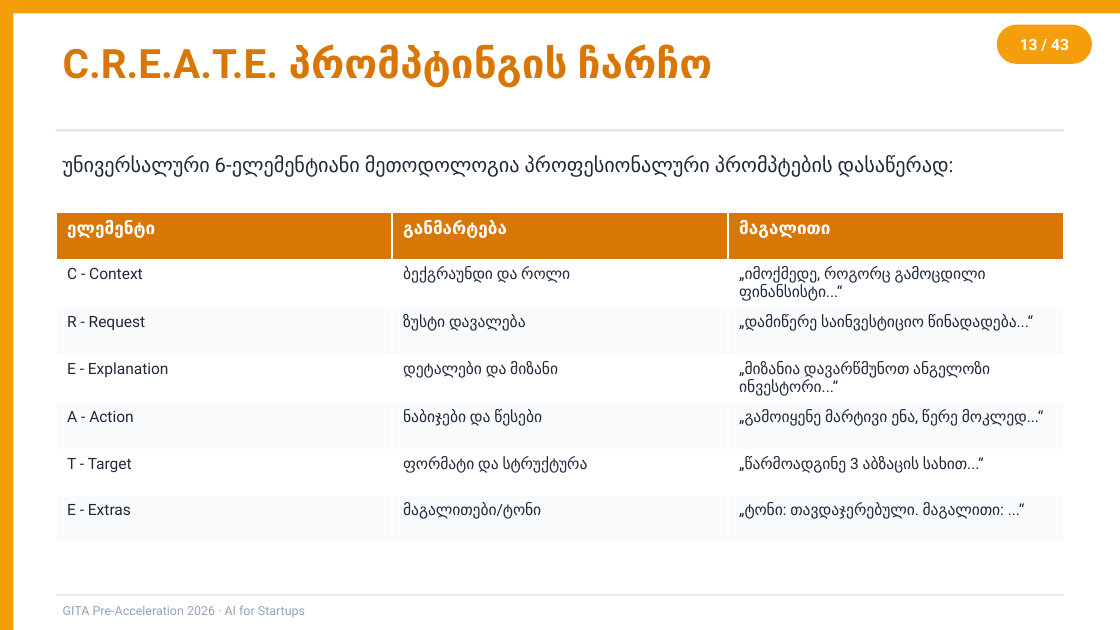
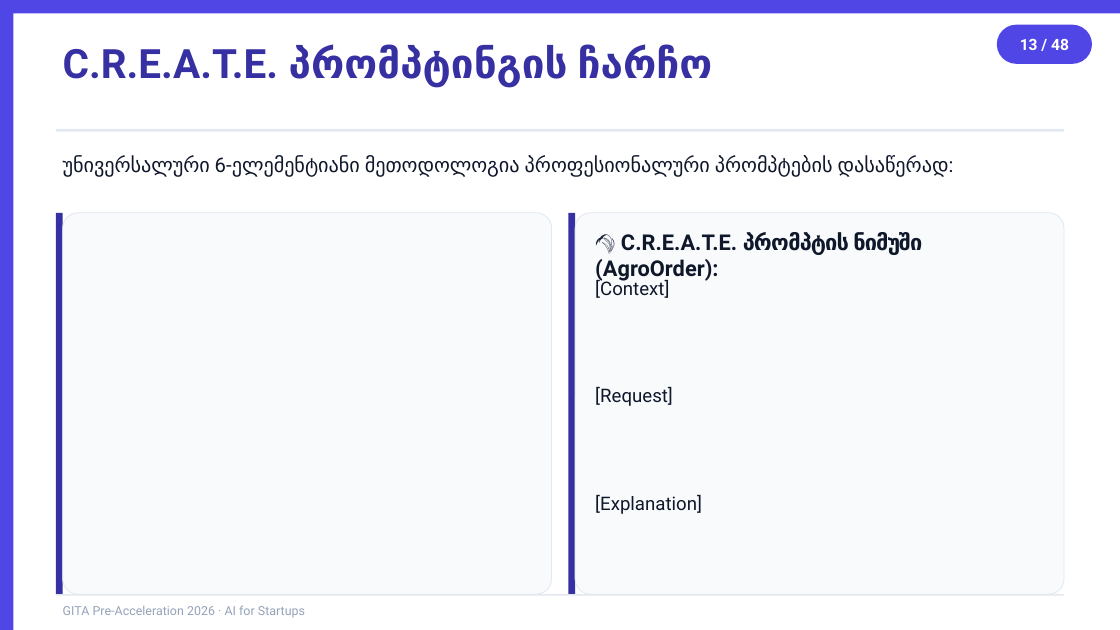
Before and after one commit to basilaia123/ai2026, a slide deck: slide 13 of GITA/Pre-Acceleration/2026-5h-AI-for-Startups/day1-slides.pptx. Drawn at 1120x630 pixels with LibreOffice and Linux fonts; fonts in the diff are those of the drawing. Boxes give left, top, right and bottom in pixels: in the first picture for what was removed or moved away, otherwise in the second. Text is boxed around its words. In the diff, an @@ line names an element or a change of style, - is before the commit and + after.

```diff
--- a/GITA/Pre-Acceleration/2026-5h-AI-for-Startups/day1-slides.pptx
+++ b/GITA/Pre-Acceleration/2026-5h-AI-for-Startups/day1-slides.pptx
@@ fill #F59E0B to #4F46E5 in 3 elements at (0, 0, 13, 629), (0, 0, 1120, 13), (997, 25, 1092, 64) @@
@@ text "C.R.E.A.T.E. პრომპტინგის ჩარჩო" at (63, 45, 713, 87): text colour #D97706 to #3730A3 @@
@@ text in rounded rectangle at (1020, 39, 1069, 50): text changed @@
-13 / 43
+13 / 48
@@ text "უნივერსალური 6-ელემენტიანი მეთოდოლოგია პროფესიონალური პრომპტ ..." at (63, 156, 949, 177): text colour #1E293B to #0F172A @@
@@ table removed at (56, 213, 1064, 538), 7 rows, 3 columns @@
-ელემენტი | განმარტება | მაგალითი
-C - Context | ბექგრაუნდი და როლი | „იმოქმედე, როგორც გამოცდილი ფინანსისტი...“
-R - Request | ზუსტი დავალება | „დამიწერე საინვესტიციო წინადადება...“
-E - Explanation | დეტალები და მიზანი | „მიზანია დავარწმუნოთ ანგელოზი ინვესტორი...“
-A - Action | ნაბიჯები და წესები | „გამოიყენე მარტივი ენა, წერე მოკლედ...“
-T - Target | ფორმატი და სტრუქტურა | „წარმოადგინე 3 აბზაცის სახით...“
-E - Extras | მაგალითები/ტონი | „ტონი: თავდაჯერებული. მაგალითი: ...“
@@ rectangle added at (56, 213, 63, 594), fill #3730A3 @@
@@ rounded rectangle added at (63, 213, 552, 594), fill #F8FAFC, outline #E2E8F0 0.5 pt @@
@@ rectangle added at (569, 213, 576, 594), fill #3730A3 @@
@@ rounded rectangle added at (575, 213, 1064, 594), fill #F8FAFC, outline #E2E8F0 0.5 pt @@
@@ text added at (595, 232, 922, 283), 14 pt, text #0F172A, bold @@
+🌾 C.R.E.A.T.E. პრომპტის ნიმუში (AgroOrder):
@@ text added at (595, 278, 669, 298), 12 pt, text #0F172A @@
+[Context]
@@ text added at (595, 387, 673, 406), 12 pt, text #0F172A @@
+[Request]
@@ text added at (595, 495, 702, 514), 12 pt, text #0F172A @@
+[Explanation]
```
Also in this commit, not shown: 41 other slides changed, 6 slides added, 1 slide removed, 6 other files.
